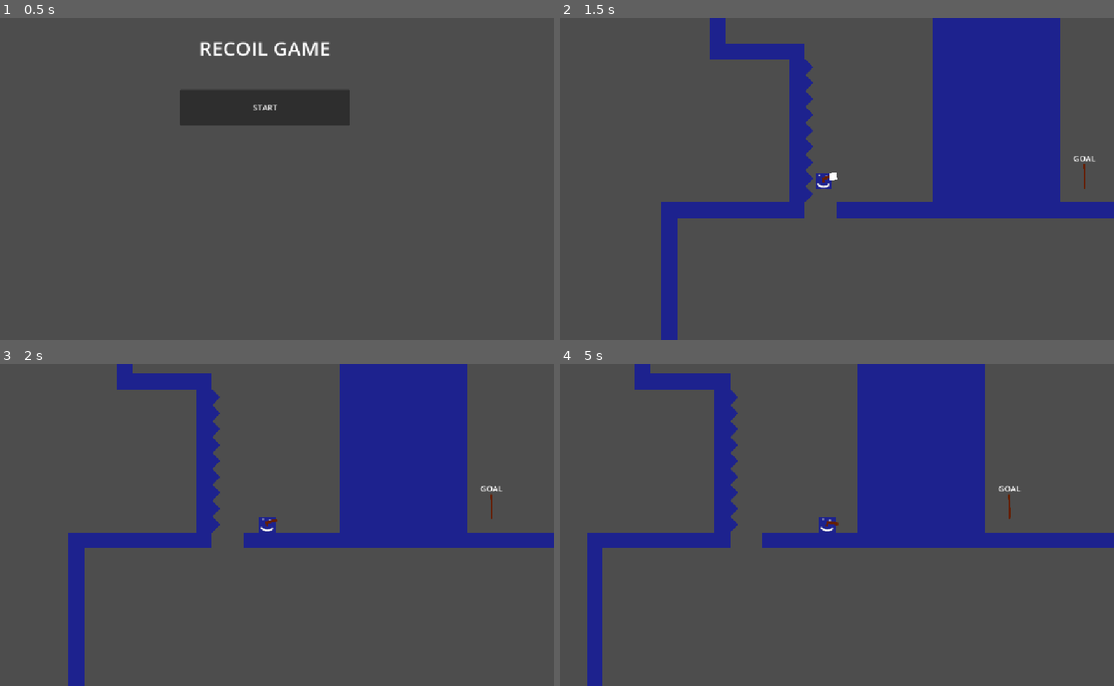
Above: before the commit, frames 1-4 (two rows, left to right).
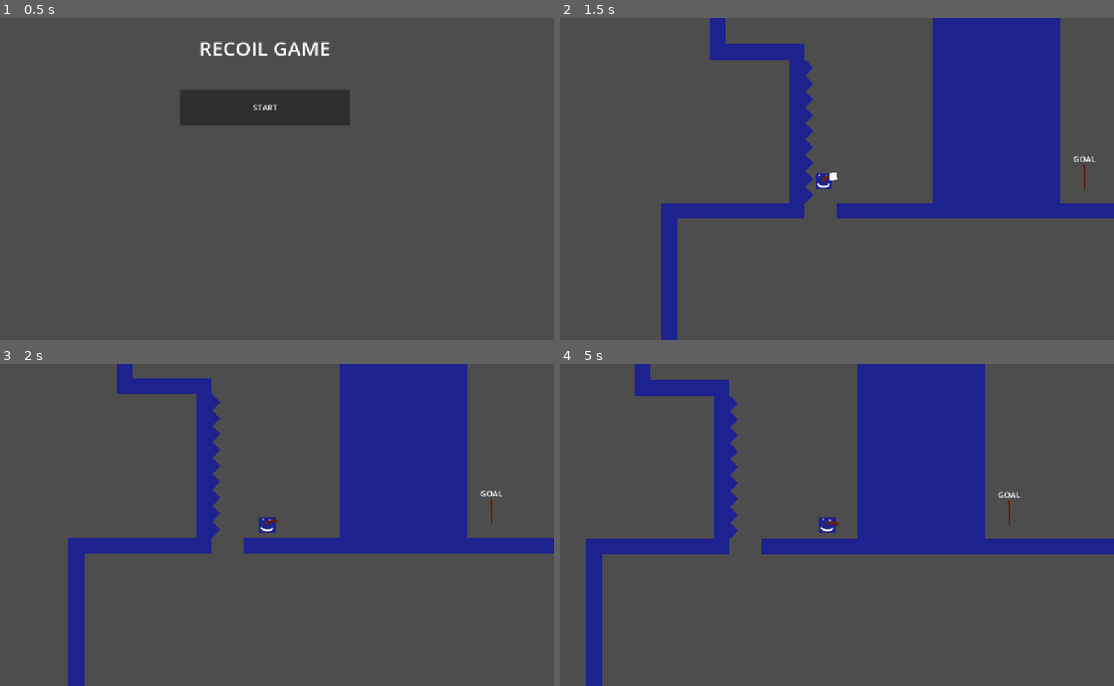
Above: after the commit, the same moments.

Repository: ejoit/Shooter-Game
Game: Godot game, scene res://Scenes/tile_screen.tscn
Two runs of this game, one before a commit and one after it. Both use one fixed random seed, a clock stepped at 60 frames per second and the inputs below.
Inputs (mouse positions are in pixels of both pictures, inside the frame that each line leads up to):
- Up to frame 1 (0.5 s): no input
- Up to frame 2 (1.5 s): click "START" at 0.5 s; tap Enter (ui_accept) at 1.25 s; move the mouse to (953, 162) at 1.27 s; hold Right (ui_right) from 1.28 s (still down); click (953, 162) at 1.35 s
- Up to frame 3 (2 s): keep holding Right (ui_right); tap Enter (ui_accept) at 1.52 s
- Up to frame 4 (5 s): move the mouse to (715, 541) at 2.02 s; click (715, 541) at 2.1 s; tap Enter (ui_accept) at 2.27, 3.77, 4.52 s; move the mouse to (886, 454) at 2.77 s; release Right (ui_right) at 2.78 s; hold Left (ui_left) 2.78-3.53 s; click (886, 454) at 2.85 s; move the mouse to (798, 589) at 3.52 s; hold Right (ui_right) from 3.53 s (still down); click (798, 589) at 3.6 s; move the mouse to (997, 573) at 4.27 s; click (997, 573) at 4.35 s

Frame 1 is identical in both runs. In frame 2, 0.3% of the frame differs, in the area x 18-100%, y 12-58%; in frame 3, 3.1%; in frame 4, 4.0%, in the area x 4-100%, y 2-100%.

Commit message:
Update player.gd

Diff:
--- a/Scripts/player.gd
+++ b/Scripts/player.gd
@@ -70,7 +70,7 @@
 		if velocity.y < 0:
 			velocity.y += GRAVITY * delta
 		else:
-			velocity.y += GRAVITY * 2.8 * delta
+			velocity.y += GRAVITY * 1.6 * delta
 
 
 
